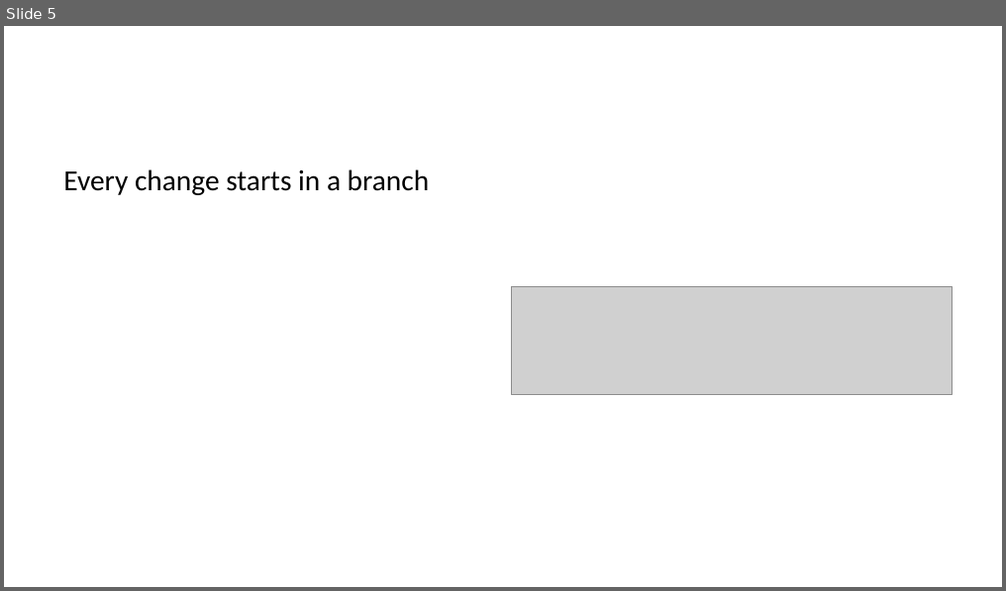
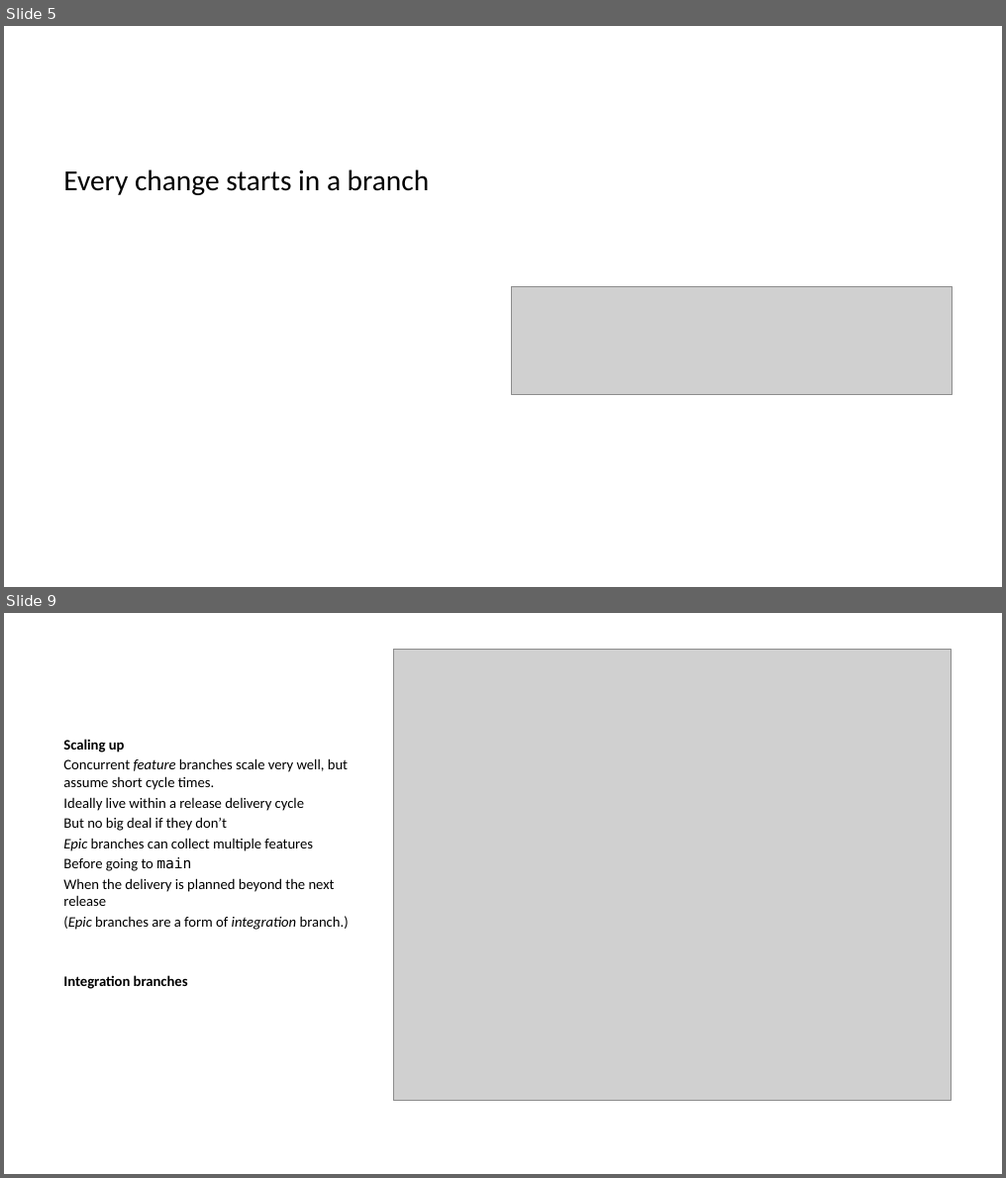
Before and after one commit to ijmitch/ukgse-2024-devops-git, a slide deck: docs/p1.pptx. Shown one above the other, each under a label of ours: slide 5 before the commit, slides 5 and 9 after it; the slides between them are not shown. The pictures are 1006x591 and 1006x1178 pixels, drawn with LibreOffice and Linux fonts; fonts in the diff are those of the drawing; grey boxes stand for pictures. Boxes give left, top, right and bottom in pixels: in the first picture for what was removed or moved away, otherwise in the second. Text is boxed around its words. In the diff, an @@ line names an element or a change of style, - is before the commit and + after.

```diff
--- a/docs/p1.pptx
+++ b/docs/p1.pptx
@@ slide 9 added at (4,613,1002,1174), background #FFFFFF @@
@@ picture added at (393,649,950,1101) @@
@@ text added at (63,739,349,989), 10.5 pt, text #000000 @@
+Scaling up
+Concurrent feature branches scale very well, but assume short cycle times.
+Ideally live within a release delivery cycle
+But no big deal if they don’t
+Epic branches can collect multiple features
+Before going to main
+When the delivery is planned beyond the next release
+(Epic branches are a form of integration branch.)
+Integration branches
```
Also in this commit, not shown: 3 slides changed, 2 other slides added, 5 other files.
